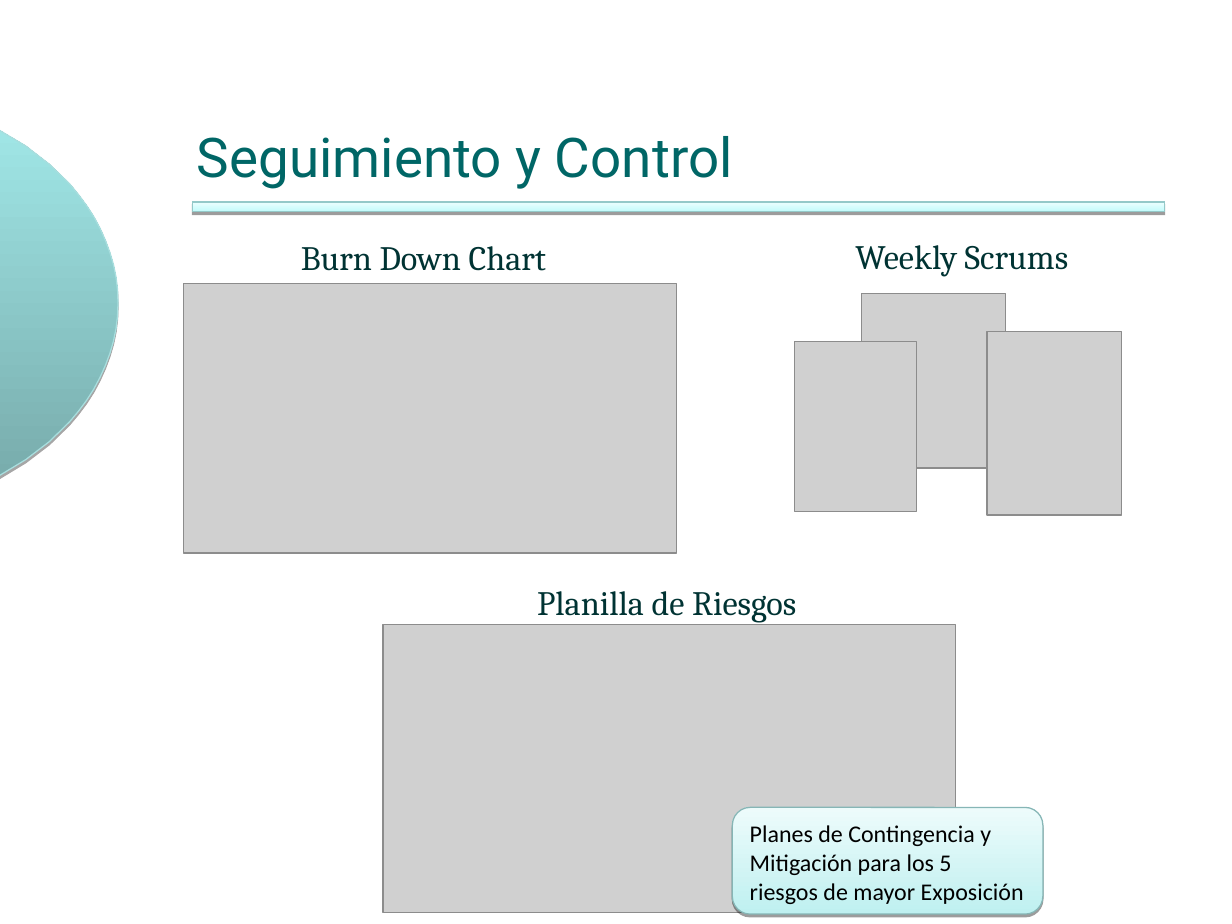
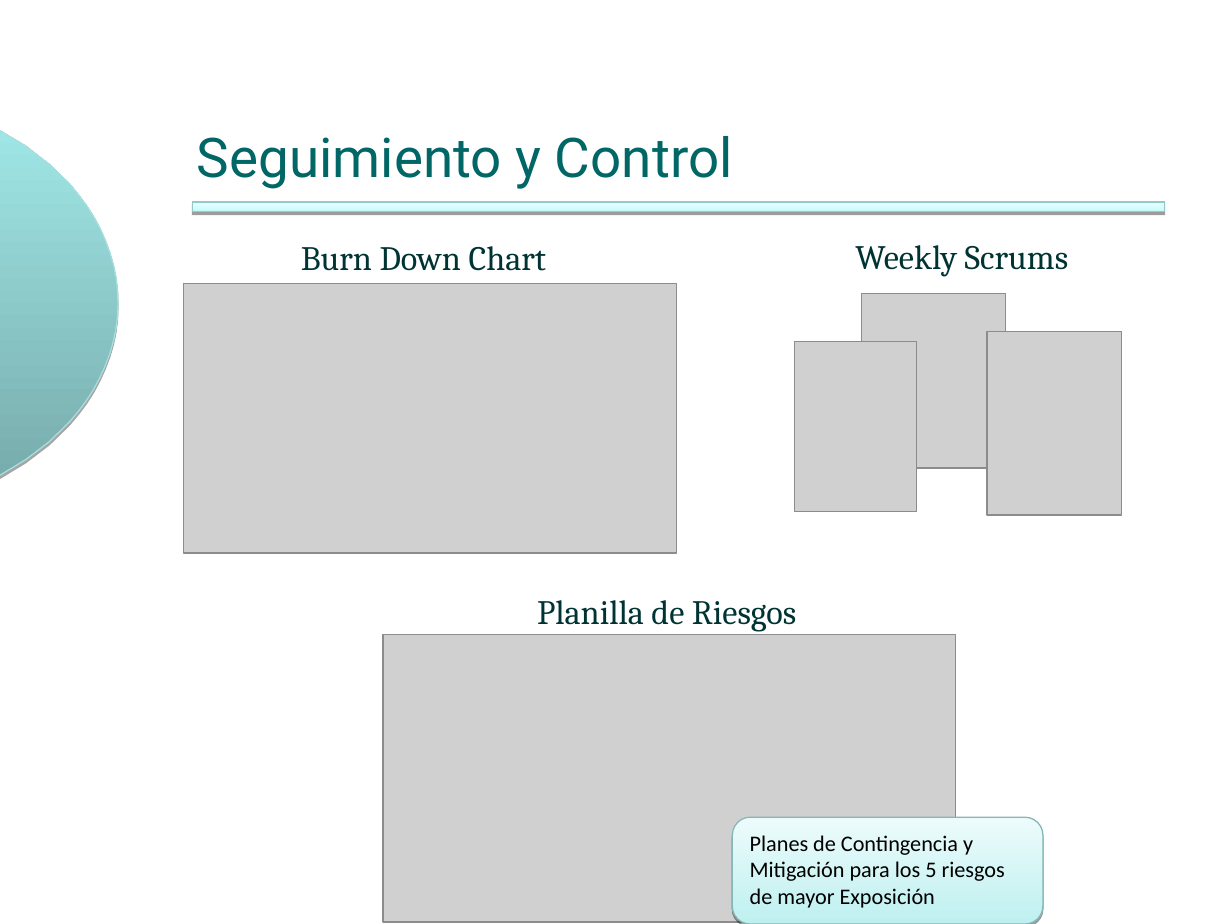
Before and after one commit to ingevy/taller-desarrollo-proyectos-ii-2do-2010, a slide deck: slide 10 of doc/presentaciones/Presentación inicial v2.ppt. Drawn at 1232x924 pixels with LibreOffice and Linux fonts; fonts in the diff are those of the drawing; grey boxes stand for pictures; background and template pictures are left out. Boxes give left, top, right and bottom in pixels: in the first picture for what was removed or moved away, otherwise in the second. Text is boxed around its words. In the diff, an @@ line names an element or a change of style, - is before the commit and + after.

```diff
--- a/doc/presentaciones/Presentación inicial v2.ppt
+++ b/doc/presentaciones/Presentación inicial v2.ppt
@@ 1 picture, 1 text, 1 rounded rectangle: place and size @@
-1 picture, 1 text, 1 rounded rectangle at (383,591,1042,914)
+1 picture, 1 text, 1 rounded rectangle at (383,600,1042,924)
@@ rounded rectangle "Planes de Contingencia y Mitigación ..." at (732,817,1042,924): size 14 to 13 pt @@
```
Also in this commit, not shown: 2 other slides changed.
